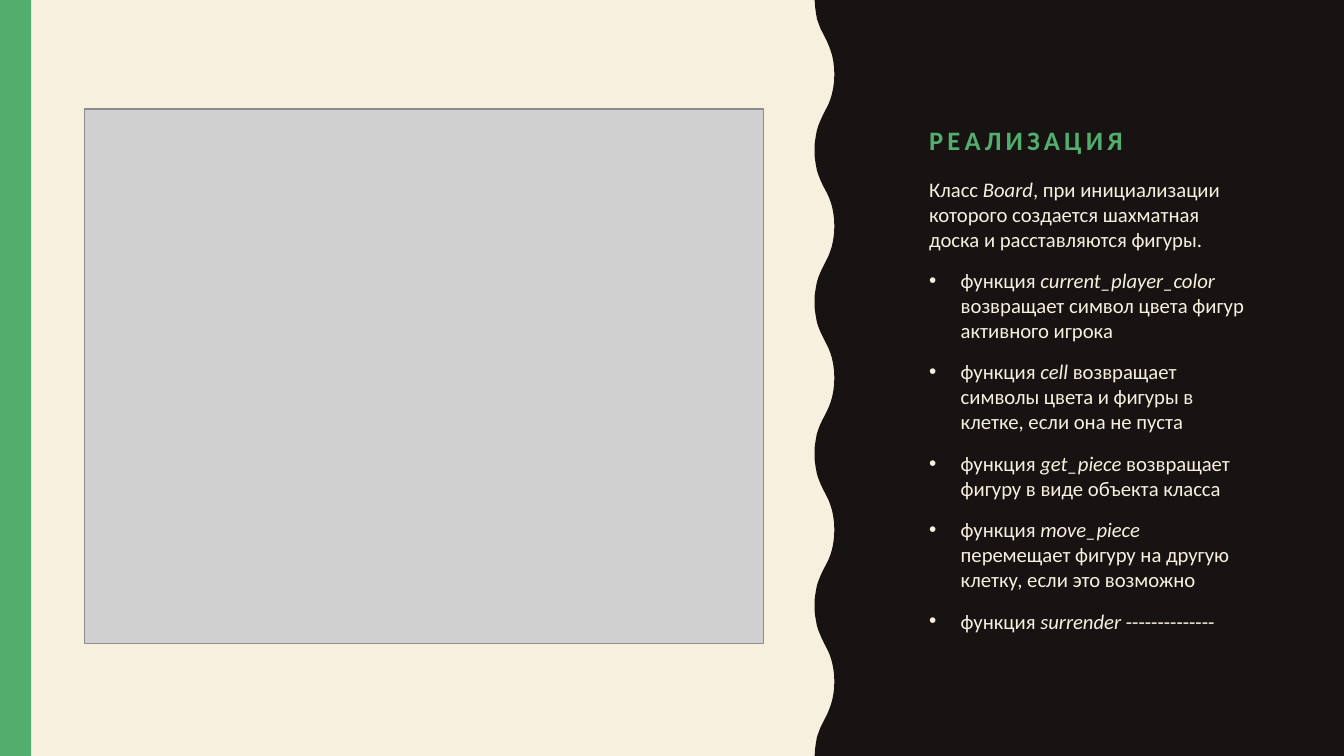
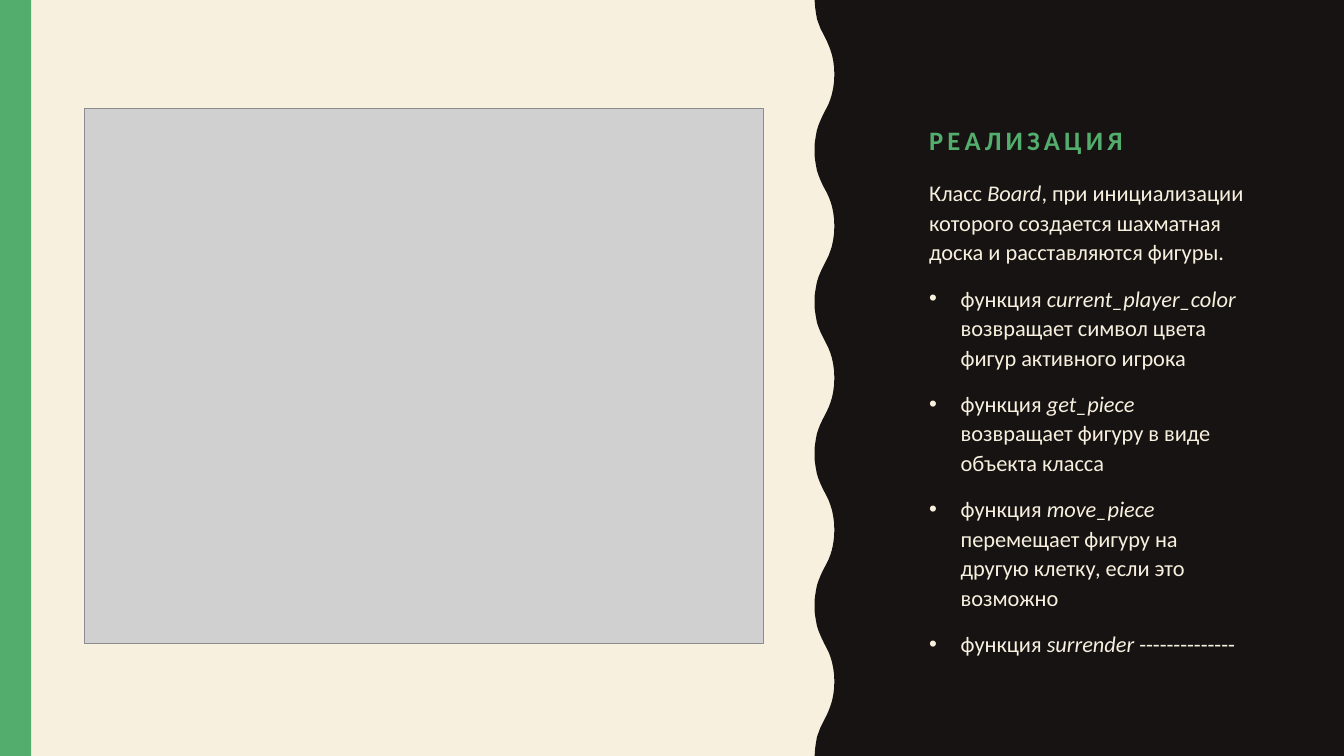
Before and after one commit to Gentlem4n72/Pygame-Chess, a slide deck: slide 3 of Шах и мат.pptx. Drawn at 1344x756 pixels with LibreOffice and Linux fonts; fonts in the diff are those of the drawing; grey boxes stand for pictures. Boxes give left, top, right and bottom in pixels: in the first picture for what was removed or moved away, otherwise in the second. Text is boxed around its words. In the diff, an @@ line names an element or a change of style, - is before the commit and + after.

```diff
--- a/Шах и мат.pptx
+++ b/Шах и мат.pptx
@@ text "Класс Board, при инициализации которого ..." at (929, 185, 1244, 656): size 14.8 to 16 pt; line spacing 1 to 1.1 @@
@@ text at (961, 364, 1193, 433): paragraph removed @@
-• функция cell возвращает символы цвета и фигуры в клетке, если она не пуста
```
Also in this commit, not shown: 2 other slides changed, 1 other file.
